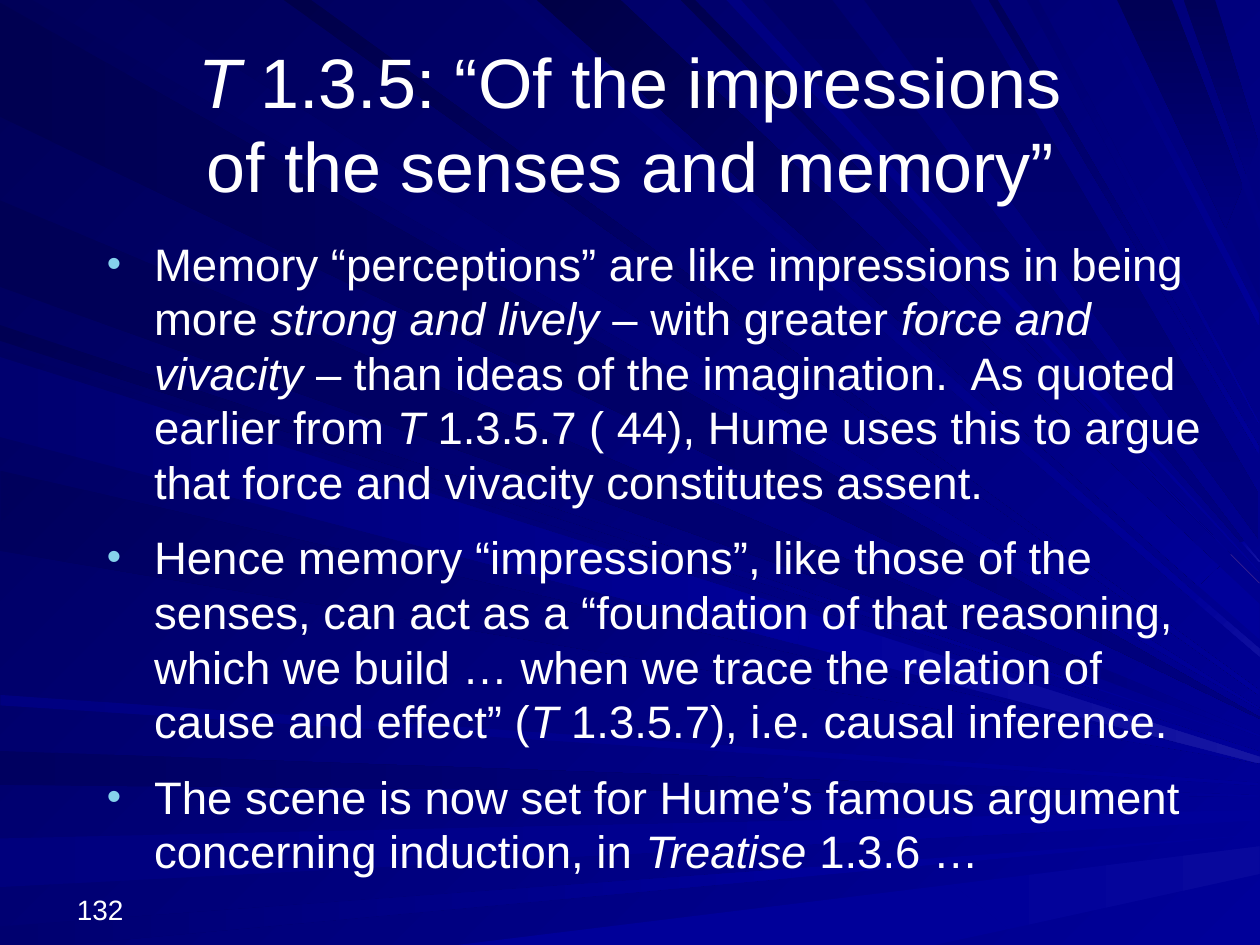
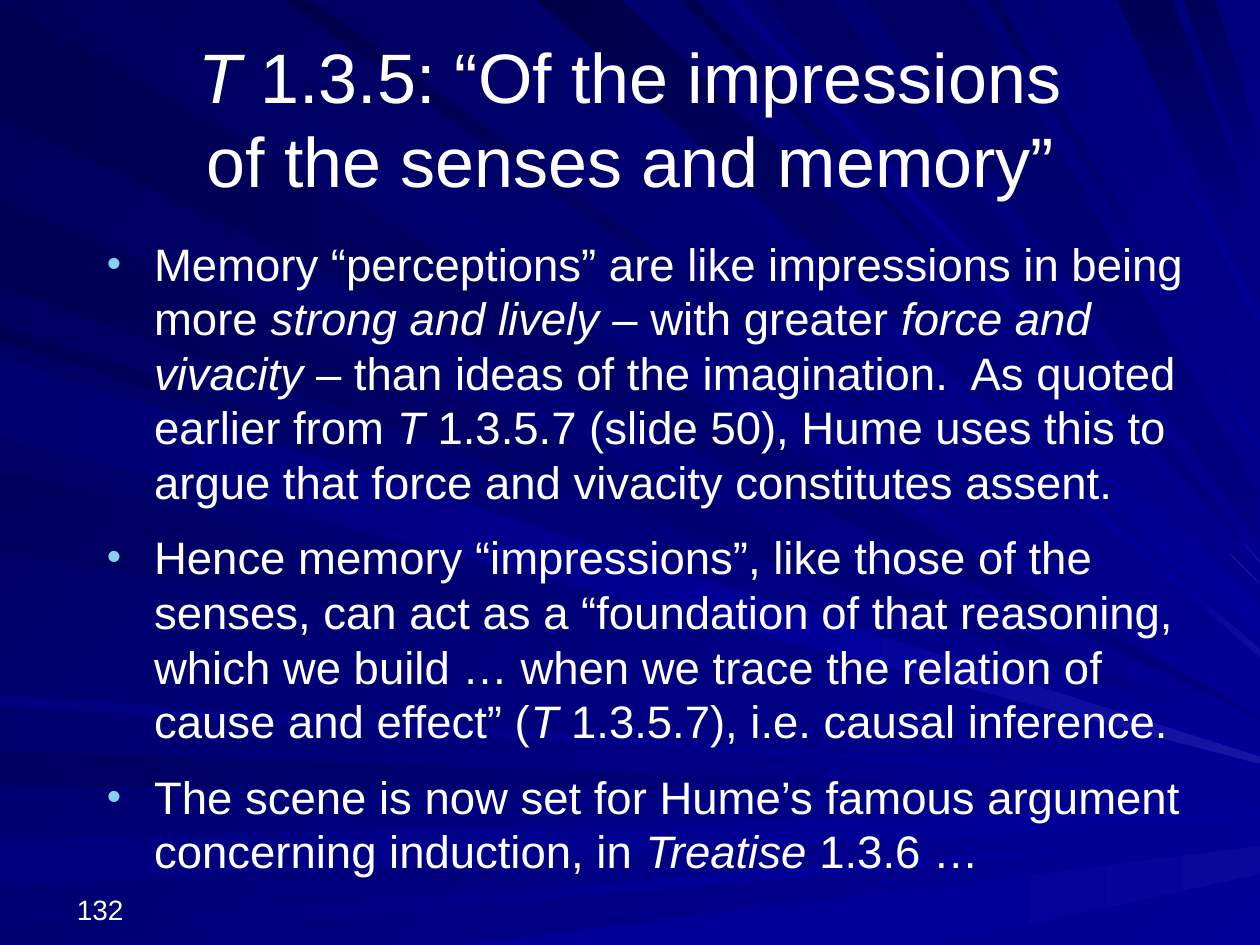
Before and after one commit to englishphilosophy/hume-texts-online, a slide deck: slide 132 of teaching/lectures/2025_Hume_MT_current.pptx. Drawn at 1260x945 pixels with LibreOffice and Linux fonts; fonts in the diff are those of the drawing. Boxes give left, top, right and bottom in pixels: in the first picture for what was removed or moved away, otherwise in the second. Text is boxed around its words. In the diff, an @@ line names an element or a change of style, - is before the commit and + after.

```diff
--- a/teaching/lectures/2025_Hume_MT_current.pptx
+++ b/teaching/lectures/2025_Hume_MT_current.pptx
@@ title "T 1.3.5: “Of the impressions ...": place and size @@
-title "T 1.3.5: “Of the impressions ..." at box(199, 57, 1061, 205)
+title "T 1.3.5: “Of the impressions ..." at box(199, 52, 1061, 200)
@@ text at box(154, 248, 1182, 508): text changed @@
-• Memory “perceptions” are like impressions in being more strong and lively – with greater force and vivacity – than ideas of the imagination. As quoted earlier from T 1.3.5.7 ( 44), Hume uses this to argue that force and vivacity constitutes assent.
+• Memory “perceptions” are like impressions in being more strong and lively – with greater force and vivacity – than ideas of the imagination. As quoted earlier from T 1.3.5.7 (slide 50), Hume uses this to argue that force and vivacity constitutes assent.
```
Also in this commit, not shown: 14 other slides changed, 1 other file.
